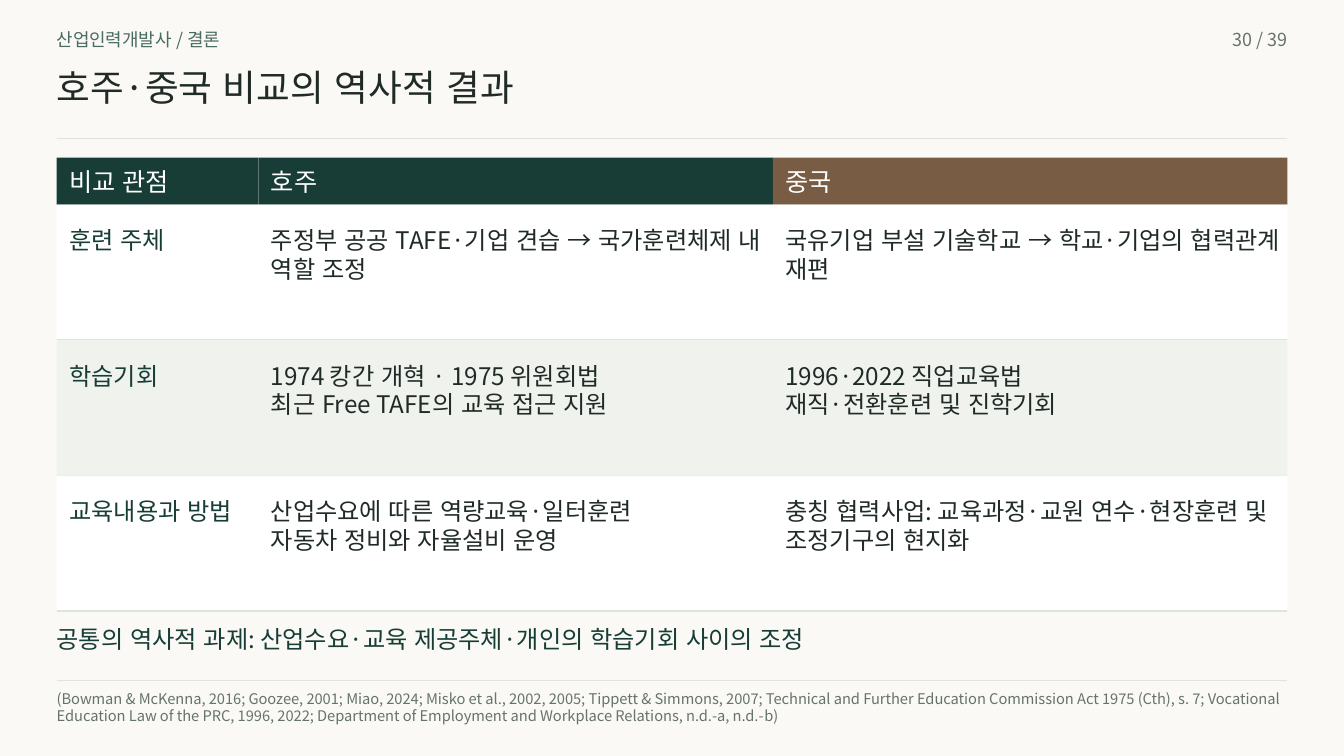
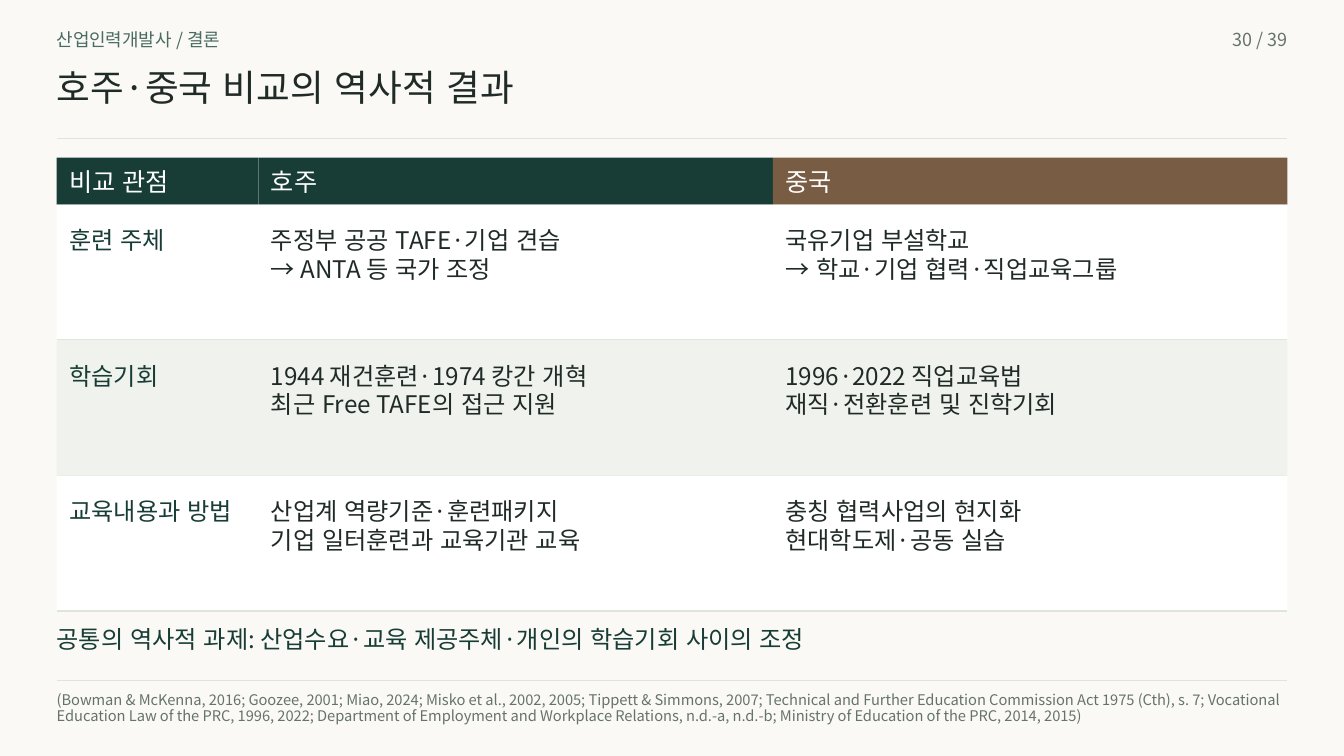
Before and after one commit to 01Chungee10/vet-history-rehearsal, a slide deck: slide 30 of au-cn-2026/presentation.pptx. Drawn at 1344x756 pixels with LibreOffice and Linux fonts; fonts in the diff are those of the drawing. Boxes give left, top, right and bottom in pixels: in the first picture for what was removed or moved away, otherwise in the second. Text is boxed around its words. In the diff, an @@ line names an element or a change of style, - is before the commit and + after.

```diff
--- a/au-cn-2026/presentation.pptx
+++ b/au-cn-2026/presentation.pptx
@@ text at [271, 229, 561, 251]: text changed @@
-주정부 공공 TAFE·기업 견습 → 국가훈련체제 내
+주정부 공공 TAFE·기업 견습
@@ text at [785, 229, 970, 251]: text changed @@
-국유기업 부설 기술학교 → 학교·기업의 협력관계
+국유기업 부설학교
@@ text at [300, 258, 491, 280]: text changed @@
-역할 조정
+→ ANTA 등 국가 조정
@@ text at [816, 257, 1118, 280]: text changed @@
-재편
+→ 학교·기업 협력·직업교육그룹
@@ text at [271, 364, 588, 387]: text changed @@
-1974 캉간 개혁 · 1975 위원회법
+1944 재건훈련·1974 캉간 개혁
@@ text at [271, 393, 557, 415]: text changed @@
-최근 Free TAFE의 교육 접근 지원
+최근 Free TAFE의 접근 지원
@@ text at [271, 499, 558, 522]: text changed @@
-산업수요에 따른 역량교육·일터훈련
+산업계 역량기준·훈련패키지
@@ text at [785, 499, 1022, 522]: text changed @@
-충칭 협력사업: 교육과정·교원 연수·현장훈련 및
+충칭 협력사업의 현지화
@@ text at [271, 528, 581, 551]: text changed @@
-자동차 정비와 자율설비 운영
+기업 일터훈련과 교육기관 교육
@@ text at [785, 529, 1006, 551]: text changed @@
-조정기구의 현지화
+현대학도제·공동 실습
@@ text at [57, 706, 1081, 725]: text changed @@
-Education Law of the PRC, 1996, 2022; Department of Employment and Workplace Relations, n.d.-a, n.d.-b)
+Education Law of the PRC, 1996, 2022; Department of Employment and Workplace Relations, n.d.-a, n.d.-b; Ministry of Education of the PRC, 2014, 2015)
```
Also in this commit, not shown: 20 other slides changed, 28 other files.
